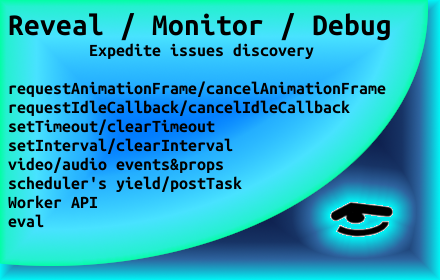
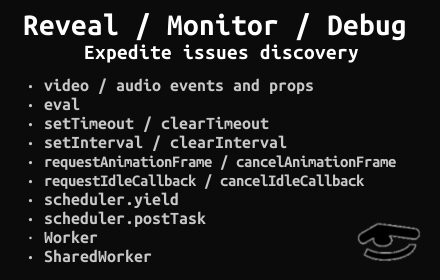
The second 440 x 280 image is a revision of the first. Changes to its layers:
added layer "Reveal / Monitor / Debug ..." above "· video / audio events and p..." over [24, 13, 405, 63]
renamed "Reveal / Monitor / Debug ..." to "· video / audio events and p...", painted on it over [8, 13, 396, 263]
added layer "panel-icon64.png" above "Background" over [357, 222, 421, 262]
painted on "Background" over [0, 0, 440, 280]
